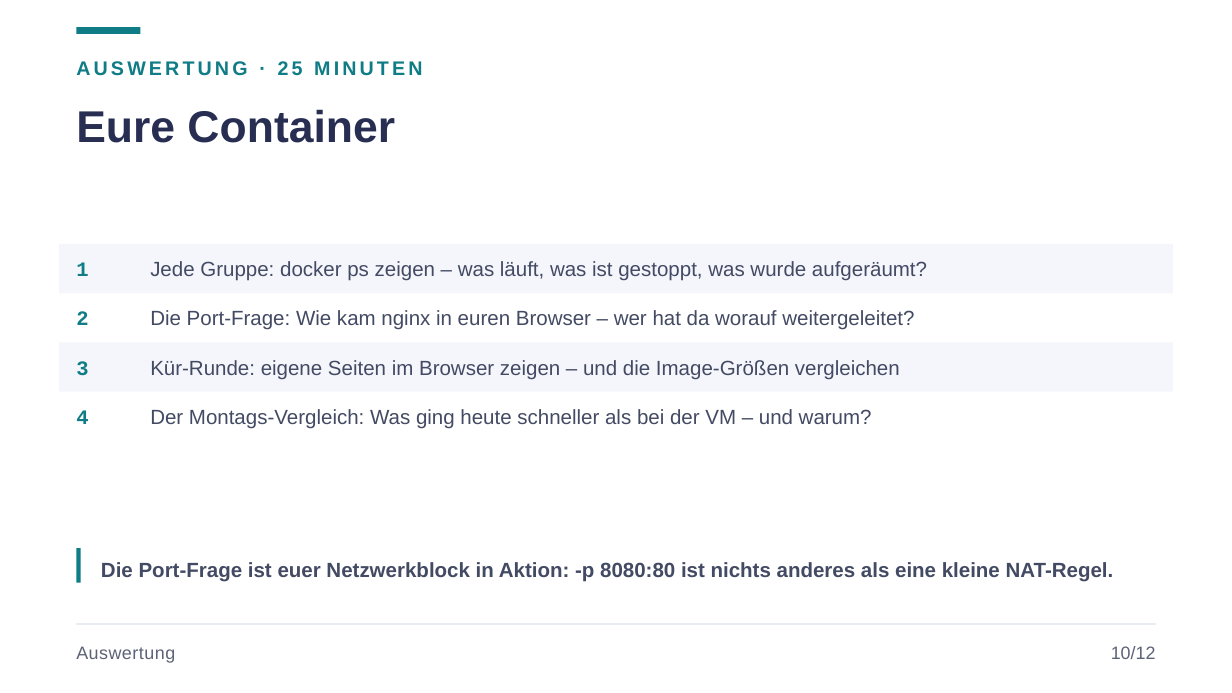
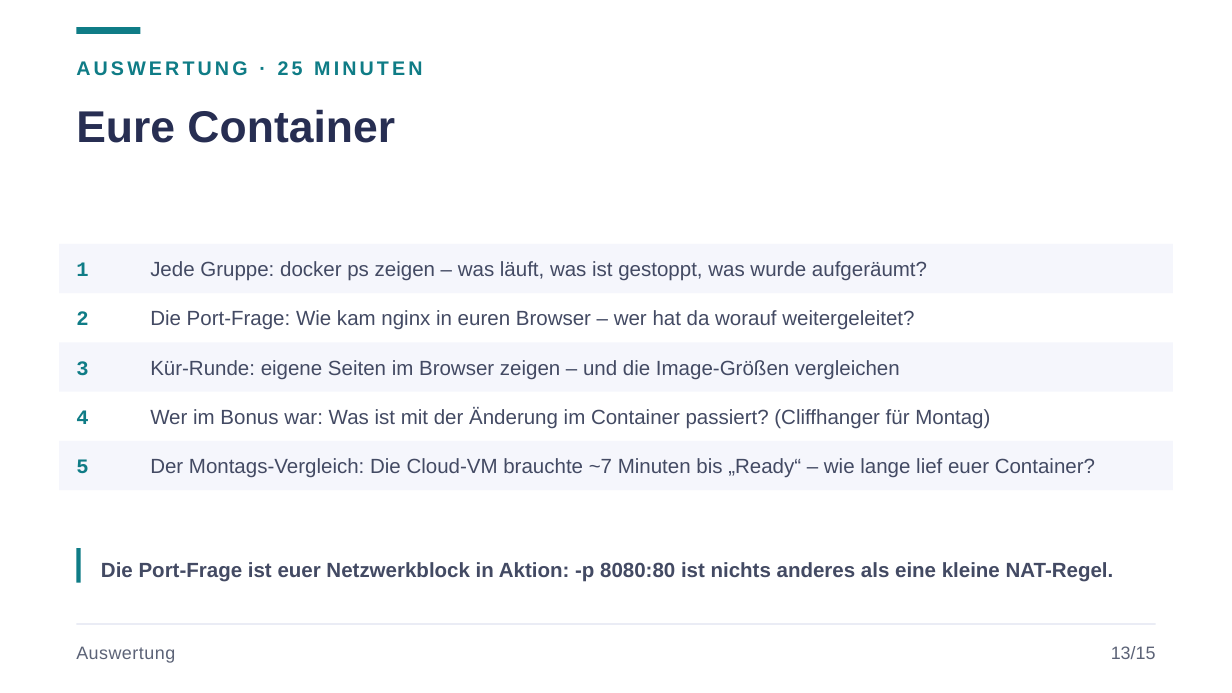
Before and after one commit to JacobMenge/kurs-unterlagen, a slide deck: slide 16 of folien/05-docker-einfuehrung.pptx (slide 13 before the commit). Drawn at 1232x693 pixels with LibreOffice and Linux fonts; fonts in the diff are those of the drawing. Boxes give left, top, right and bottom in pixels: in the first picture for what was removed or moved away, otherwise in the second. Text is boxed around its words. In the diff, an @@ line names an element or a change of style, - is before the commit and + after.

```diff
--- a/folien/05-docker-einfuehrung.pptx
+++ b/folien/05-docker-einfuehrung.pptx
@@ text at <box>150,408,990,429</box>: text changed @@
-Der Montags-Vergleich: Was ging heute schneller als bei der VM – und warum?
+Wer im Bonus war: Was ist mit der Änderung im Container passiert? (Cliffhanger für Montag)
@@ rectangle added at <box>59,441,1173,490</box>, fill #F5F6FC @@
@@ text added at <box>76,459,88,473</box>, 12 pt, text #0F7C86, bold @@
+5
@@ text added at <box>150,458,1095,478</box>, 12 pt, text #434A63 @@
+Der Montags-Vergleich: Die Cloud-VM brauchte ~7 Minuten bis „Ready“ – wie lange lief euer Container?
@@ text at <box>1111,646,1156,659</box>: text changed @@
-10/12
+13/15
```
Also in this commit, not shown: 12 other slides changed, 3 slides added, 2 other files.
